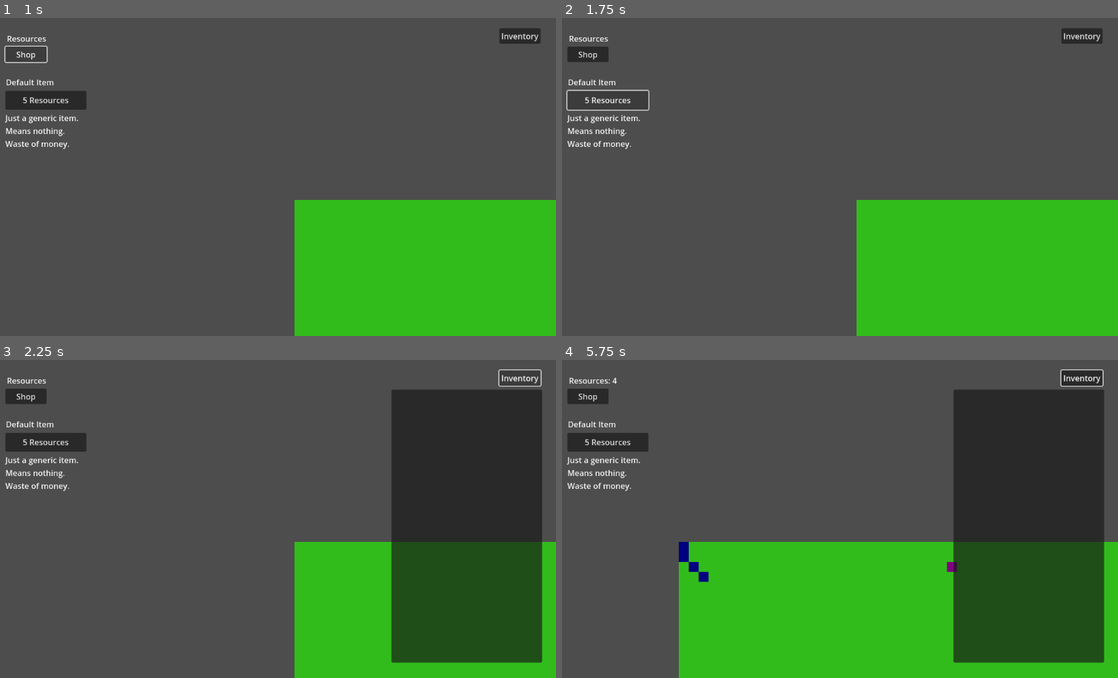
Above: before the commit, frames 1-4 (two rows, left to right).
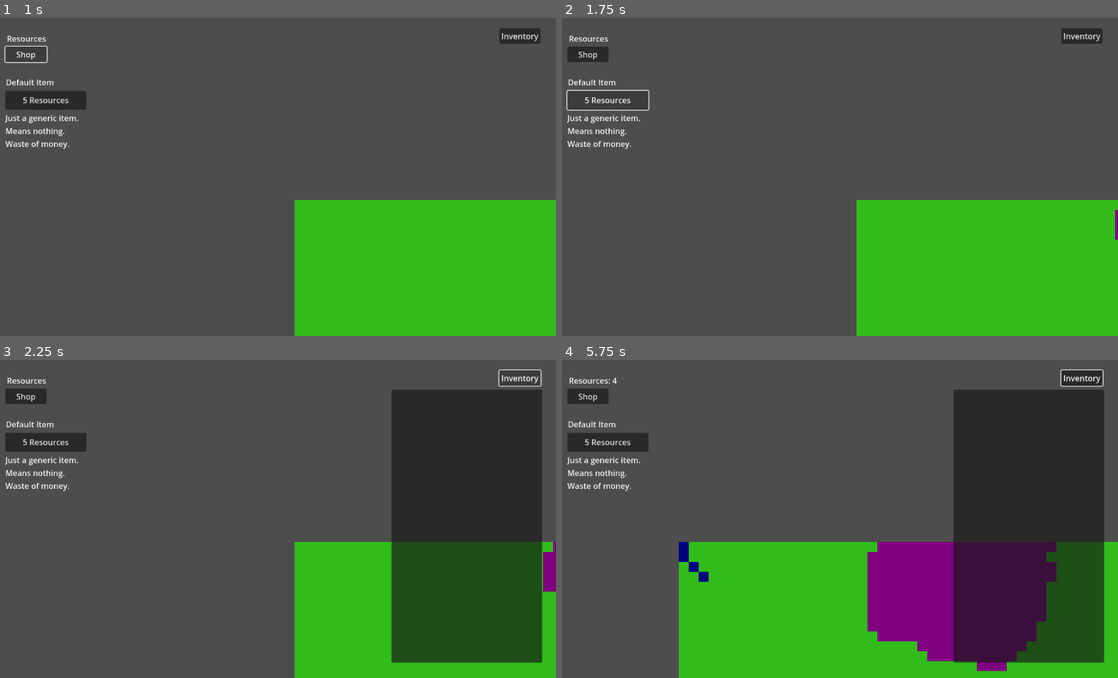
Above: after the commit, the same moments.

Repository: SomeGuy13/tile-kingdom
Game: Godot game, scene res://scenes/game.tscn
Same seed, same stepped clock (60 frames per second), same inputs: the game is played once before the commit and once after it. The engine's default icon, where the game draws it, is replaced by a stand-in: a white triangle on a blue panel in a dark square.
Inputs (mouse positions are in pixels of both pictures, inside the frame that each line leads up to):
- Up to frame 1 (1 s): click "Shop" at 0.5 s
- Up to frame 2 (1.75 s): click "5 Resources" at 1.25 s
- Up to frame 3 (2.25 s): click "Inventory" at 2 s
- Up to frame 4 (5.75 s): drag from (862, 547) to (862, 636) at 2.77 s; drag from (862, 557) to (862, 646) at 3.52 s; move the mouse to (862, 566) at 4.27 s; hold Right (right) 4.28-5 s; click (862, 566) at 4.42 s; drag from (723, 576) to (662, 468) at 5.02 s

Frame 1 is identical in both runs. In frame 2, less than 0.1% of the frame differs, in the area x 99-100%, y 60-70%; in frame 3, 0.3%; in frame 4, 11%, in the area x 54-89%, y 57-98%.

Commit message:
corruption fix + d/print debugs

Diff:
--- a/scripts/game.gd
+++ b/scripts/game.gd
@@ -20,5 +20,3 @@
 
 	if world.tiles_corrupted >= (world.size.x * world.size.y):
 		has_lost = true
-
-	print(world.tiles_corrupted)
--- a/scripts/shop_item.gd
+++ b/scripts/shop_item.gd
@@ -29,4 +29,3 @@
 	if player_manager.resources >= item_price:
 		player_manager.spend_resource(item_price)
 		player_manager.add_item_to_inventory(item_name)
-		print(player_manager.items)
--- a/scripts/shop_menu.gd
+++ b/scripts/shop_menu.gd
@@ -11,14 +11,12 @@
 	shop_open = true
 	for child in get_children():
 		child.visible = true
-	print("shop open")
 
 # 25-11-20: A function to manage closing the shop
 func close_shop():
 	shop_open = false
 	for child in get_children():
 		child.visible = false
-	print("shop closed")
 
 # 25-11-20: A function to toggle opening and closing the shop
 func _on_shop_button_pressed() -> void:
--- a/scripts/tile_base.gd
+++ b/scripts/tile_base.gd
@@ -15,7 +15,7 @@
 var tile_position: Vector2
 
 var damage_timer = 0.0
-var damage_interval = 0.25
+var damage_interval = 0.01
 var decay_timer = 0.0
 var decay_interval = 0.5
 
@@ -73,10 +73,14 @@
 		"player":
 			get_parent().tiles_captured += 1
 			square.color = Color.NAVY_BLUE
+			if tile_owner == "corruption":
+				get_parent().tiles_corrupted -= 1
 			tile_owner = "player"
 		"corruption":
 			square.color = Color.WEB_PURPLE
 			get_parent().tiles_corrupted += 1
+			if tile_owner == "player":
+				get_parent().tiles_captured += 1
 			tile_owner = "corruption"
 
 
@@ -109,7 +113,7 @@
 # 25-10-29: Attack a neighbor tile that is not an ally
 func attack_neighbor():
 	var tile = neighbor_tiles[randi_range(0, neighbor_tiles.size() - 1)]
-	if tile.tile_owner != tile_owner and tile.tile_owner != "player" and tile_owner == "corruption":
+	if tile.tile_owner != tile_owner:
 		tile.take_damage(1, tile_owner)
 
 	if tile_owner == "player":
